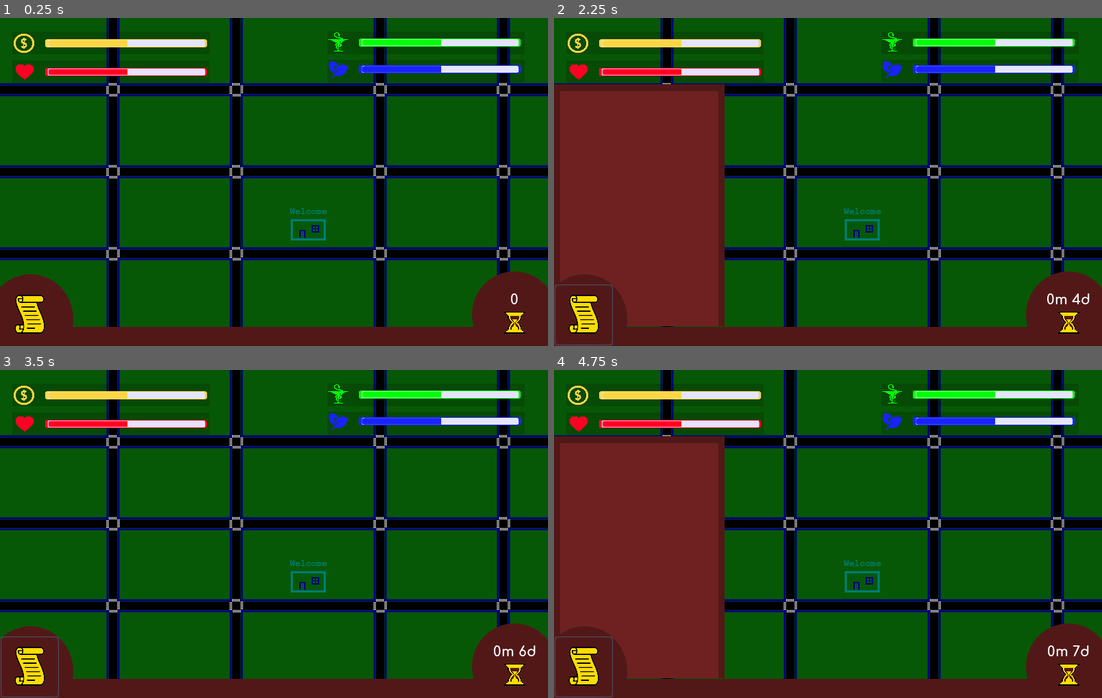
Above: before the commit, frames 1-4 (two rows, left to right).
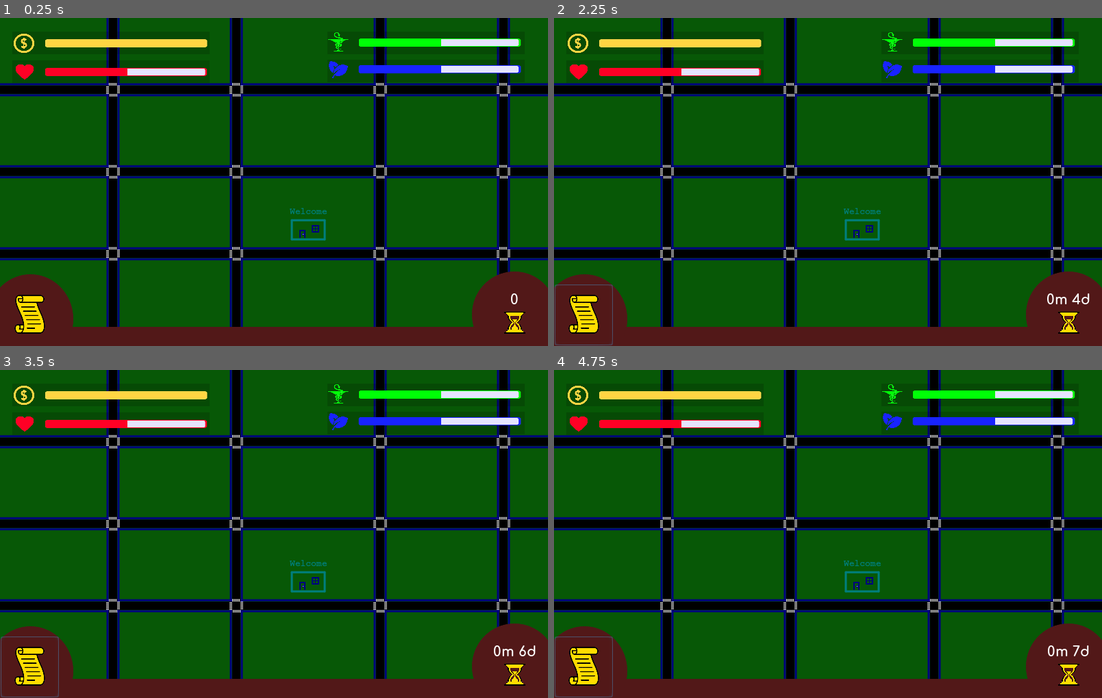
Above: after the commit, the same moments.

Repository: Speedphoenix/Mayor-of-Kanaka
Game: Godot game, scene res://scenes/MainScene.tscn
The game is run twice, just before and just after one commit, with the same random seed, the same clock (stepped at 60 frames per second) and the same inputs.
Inputs (mouse positions are in pixels of both pictures, inside the frame that each line leads up to):
- Up to frame 1 (0.25 s): no input
- Up to frame 2 (2.25 s): click (1069, 323) at 0.5 s; click (1069, 323) at 1.25 s; click (581, 313) at 2 s
- Up to frame 3 (3.5 s): click (27, 665) at 2.75 s
- Up to frame 4 (4.75 s): click (1069, 675) at 3.5 s; click (581, 665) at 4.25 s

The runs differ from the first frame. In frame 1, 0.6% of the frame differs, in the area x 8-81%, y 6-18%; in frame 2, 22%, in the area x 0-81%, y 6-94%; in frame 3, 0.6%; in frame 4, 22%.
Error after the commit: Invalid get index 'currentTurn' (on base: 'Node (GlobalObject.gd)'). (res://scripts/UI/UnderUI.gd:16)

Commit message:
Adapt Bars Ui to use GaugeController

Diff:
--- a/scenes/BarsUI.tscn
+++ b/scenes/BarsUI.tscn
@@ -12,7 +12,7 @@
 [ext_resource path="res://assets/bars/progression_bar_empty_yellow.png" type="Texture" id=10]
 [ext_resource path="res://assets/bars/health.png" type="Texture" id=11]
 [ext_resource path="res://assets/bars/progression_bar_full_yellow.png" type="Texture" id=12]
-[ext_resource path="res://scripts/BarsUI.gd" type="Script" id=13]
+[ext_resource path="res://scripts/UI/BarsUI.gd" type="Script" id=13]
 
 [node name="BarsUI" type="CanvasLayer"]
 script = ExtResource( 13 )
--- a/scenes/EventsUI.tscn
+++ b/scenes/EventsUI.tscn
@@ -1,11 +1,12 @@
 [gd_scene load_steps=11 format=2]
 
 [ext_resource path="res://assets/font/Comfortaa-Bold.ttf" type="DynamicFontData" id=1]
-[ext_resource path="res://scripts/EventsUI.gd" type="Script" id=2]
+[ext_resource path="res://scripts/UI/EventsUI.gd" type="Script" id=2]
 [ext_resource path="res://assets/events/refused.png" type="Texture" id=3]
 [ext_resource path="res://assets/events/accepted.png" type="Texture" id=4]
 [ext_resource path="res://assets/events/hold.png" type="Texture" id=5]
 [ext_resource path="res://assets/events/close.png" type="Texture" id=6]
+
 
 [sub_resource type="DynamicFont" id=1]
 size = 24
--- a/scenes/MainScene.tscn
+++ b/scenes/MainScene.tscn
@@ -1,7 +1,6 @@
-[gd_scene load_steps=8 format=2]
+[gd_scene load_steps=7 format=2]
 
-[ext_resource path="res://scripts/EventDisplayer.gd" type="Script" id=1]
-[ext_resource path="res://scripts/MainScript.gd" type="Script" id=2]
+[ext_resource path="res://scripts/UI/EventDisplayer.gd" type="Script" id=1]
 [ext_resource path="res://scenes/EventsUI.tscn" type="PackedScene" id=3]
 [ext_resource path="res://scenes/BarsUI.tscn" type="PackedScene" id=4]
 [ext_resource path="res://scenes/UnderUI.tscn" type="PackedScene" id=5]
@@ -9,7 +8,6 @@
 [ext_resource path="res://scenes/GlobalObject.tscn" type="PackedScene" id=7]
 
 [node name="Game" type="Node2D"]
-script = ExtResource( 2 )
 
 [node name="GlobalObject" parent="." instance=ExtResource( 7 )]
 
--- a/scenes/UnderUI.tscn
+++ b/scenes/UnderUI.tscn
@@ -2,9 +2,10 @@
 
 [ext_resource path="res://assets/additional_ui/next-turn.png" type="Texture" id=1]
 [ext_resource path="res://assets/additional_ui/circle_next-turn.png" type="Texture" id=2]
-[ext_resource path="res://scripts/UnderUI.gd" type="Script" id=3]
+[ext_resource path="res://scripts/UI/UnderUI.gd" type="Script" id=3]
 [ext_resource path="res://assets/font/Comfortaa-Bold.ttf" type="DynamicFontData" id=4]
 [ext_resource path="res://assets/additional_ui/manuscript.png" type="Texture" id=5]
+
 
 [sub_resource type="DynamicFont" id=1]
 size = 20
--- a/scripts/BarsUI.gd
+++ /dev/null
@@ -1,77 +0,0 @@
-extends CanvasLayer
-
-onready var global = get_tree().get_current_scene().get_node("GlobalObject")
-onready var bars = global.bars
-
-# Called when the node enters the scene tree for the first time.
-func _ready():
-	var turn_controller = global.get_node("TurnController")
-	#turn_controller.connect("miniturn_changed", self, "_on_anyturn_changed")
-	turn_controller.connect("turn_changed", self, "_on_turn_changed")
-
-	# Setting the bars initial values
-	$BarsController/Budget/BudgetBar.value = bars.BUDGET
-	$BarsController/Health/HealthBar.value = bars.HEALTH
-	$BarsController/Nature/NatureBar.value = bars.NATURE
-	$BarsController/Satisfation/SatisfactionBar.value = bars.SATISFACTION
-
-
-# Called every frame. 'delta' is the elapsed time since the previous frame.
-#func _process(delta):
-#	pass
-
-func _on_event_accepted(event):
-	var effects = event["effects"]["onAccepted"]
-	for effectIndex in effects.size():
-		var effect = effects[String(effectIndex+1)]
-		var onBar = effect["onBar"]
-		match onBar:
-			"BUDGET":
-				print("Budget affected")
-				bars.BUDGET += effect["value"]
-			"HEALTH":
-				print("Health affected")
-				bars.HEALTH += effect["value"]
-			"SATISFACTION":
-				print("Satisfaction affected")
-				bars.SATISFACTION += effect["value"]
-			"NATURE":
-				print("Nature affected")
-				bars.NATURE += effect["value"]
-
-func _on_event_refused(event):
-	var effects = event["effects"]["onRefused"]
-	for effectIndex in effects.size():
-		var effect = effects[String(effectIndex+1)]
-		var onBar = effect["onBar"]
-		match onBar:
-			"BUDGET":
-				print("Budget affected")
-				bars.BUDGET += effect["value"]
-			"HEALTH":
-				print("Health affected")
-				bars.HEALTH += effect["value"]
-			"SATISFACTION":
-				print("Satisfaction affected")
-				bars.SATISFACTION += effect["value"]
-			"NATURE":
-				print("Nature affected")
-				bars.NATURE += effect["value"]
-
-
-func _on_event_onHold(_event):
-	pass # Replace with function body.
-
-
-func _on_nextTurn():
-	pass
-#	$BarsController/Budget/BudgetBar.value = bars.BUDGET
-#	$BarsController/Health/HealthBar.value = bars.HEALTH
-#	$BarsController/Nature/NatureBar.value = bars.NATURE
-#	$BarsController/Satisfation/SatisfactionBar.value = bars.SATISFACTION
-
-func _on_turn_changed(turn_number, miniturn_number):
-	$BarsController/Budget/BudgetBar.value = bars.BUDGET
-	$BarsController/Health/HealthBar.value = bars.HEALTH
-	$BarsController/Nature/NatureBar.value = bars.NATURE
-	$BarsController/Satisfation/SatisfactionBar.value = bars.SATISFACTION
--- a/scripts/EventController.gd
+++ b/scripts/EventController.gd
@@ -37,7 +37,7 @@
 # maybe min & max events per turn?
 export(int) var events_per_turn := 3
 
-onready var turnController: TurnController = get_node("../TurnController")
+onready var turn_controller: TurnController = get_node("../TurnController")
 
 
 # An event that can be triggered.
@@ -84,9 +84,9 @@
 
 
 func _ready():
-	turnController.connect("miniturn_changed", self, "_on_miniturn_changed")
-	turnController.connect("turn_changed", self, "_on_turn_changed")
-	turnController.connect("turn_ended", self, "_on_turn_ended")
+	turn_controller.connect("miniturn_changed", self, "_on_miniturn_changed")
+	turn_controller.connect("turn_changed", self, "_on_turn_changed")
+	turn_controller.connect("turn_ended", self, "_on_turn_ended")
 
 # returns an array of valid usable TriggerableEvents
 # Note that multiple events could have the same reference
--- a/scripts/GaugeController.gd
+++ b/scripts/GaugeController.gd
@@ -12,6 +12,9 @@
 export(bool) var emit_signal_on_identical_new_value = false
 
 export(int) var lower_gauge_limit := 0
+
+# This enum is currently not in use
+enum Gauges {HEALTH, SATISFACTION, NATURE, STRESS, BUDGET}
 
 # This may be added to the GameParameters as well
 export(Dictionary) var gauge_limits: Dictionary = {
@@ -47,6 +50,12 @@
 	assert(name in _gauges)
 	return _gauges[name]
 
+# Returns the current gauges
+# Warning: the modifying the returned dictionary will not change the values
+# of the actual gauges
+func get_gauges() -> Dictionary:
+	return _gauges.duplicate()
+
 # Sets gauge and emits the signal
 func set_gauge(name: String, value: int) -> void:
 	assert(name in _gauges)
--- a/scripts/GlobalObject.gd
+++ b/scripts/GlobalObject.gd
@@ -1,31 +1,14 @@
 class_name GlobalObject
 extends Node
 
-enum Bars {HEALTH, SATISFACTION, NATURE, STRESS, BUDGET}
-
 # Toremove
 var events
-
-# List of events for the current turn
-# Toremove
-var eventsList = []
-
-# Toremove
-var currentTurn = 0
 
 export(bool) var devmode := false
 
 export(Resource) var default_params
 
 var game_params: GameParameters
-
-var bars = {
-	"HEALTH": 50,
-	"SATISFACTION": 50,
-	"NATURE": 50,
-	"STRESS": 50,
-	"BUDGET": 50,
-}
 
 func _ready():
 	randomize()
--- a/scripts/MainScript.gd
+++ /dev/null
@@ -1,5 +0,0 @@
-extends Node2D
-
-# Called when the node enters the scene tree for the first time.
-func _ready():
-	pass
--- /dev/null
+++ b/scripts/UI/BarsUI.gd
@@ -0,0 +1,26 @@
+extends CanvasLayer
+
+onready var global_object: GlobalObject = get_tree().get_current_scene().get_node("GlobalObject")
+onready var gauge_controller: GaugeController = global_object.get_node("GaugeController")
+
+# TODO: use a tween to make the changes animated
+
+# Called when the node enters the scene tree for the first time.
+func _ready():
+	gauge_controller.connect("gauges_changed", self, "_on_gauges_changed")
+
+	var curr_gauges := gauge_controller.get_gauges()
+	# Setting the bars' initial values
+	$BarsController/Budget/BudgetBar.value = curr_gauges.BUDGET
+
+	$BarsController/Health/HealthBar.value = curr_gauges.HEALTH
+	$BarsController/Nature/NatureBar.value = curr_gauges.NATURE
+	$BarsController/Satisfation/SatisfactionBar.value = curr_gauges.SATISFACTION
+#	$BarsController/Stress/StressBar.value = curr_gauges.STRESS
+
+func _on_gauges_changed(new_gauges: Dictionary, old_gauges: Dictionary):
+	$BarsController/Budget/BudgetBar.value = new_gauges.BUDGET
+	$BarsController/Health/HealthBar.value = new_gauges.HEALTH
+	$BarsController/Nature/NatureBar.value = new_gauges.NATURE
+	$BarsController/Satisfation/SatisfactionBar.value = new_gauges.SATISFACTION
+#	$BarsController/Stress/StressBar.value = new_gauges.STRESS
Binary file changed: assets/bars/progression_bar_full_blue.png
Binary file changed: assets/bars/progression_bar_full_default.png
Binary file changed: assets/bars/progression_bar_full_green.png
Binary file changed: assets/bars/progression_bar_full_red.png
Binary file changed: assets/bars/progression_bar_full_yellow.png
Renamed: scripts/EventDisplayer.gd -> scripts/UI/EventDisplayer.gd
Renamed: scripts/EventsUI.gd -> scripts/UI/EventsUI.gd
Renamed: scripts/UnderUI.gd -> scripts/UI/UnderUI.gd
